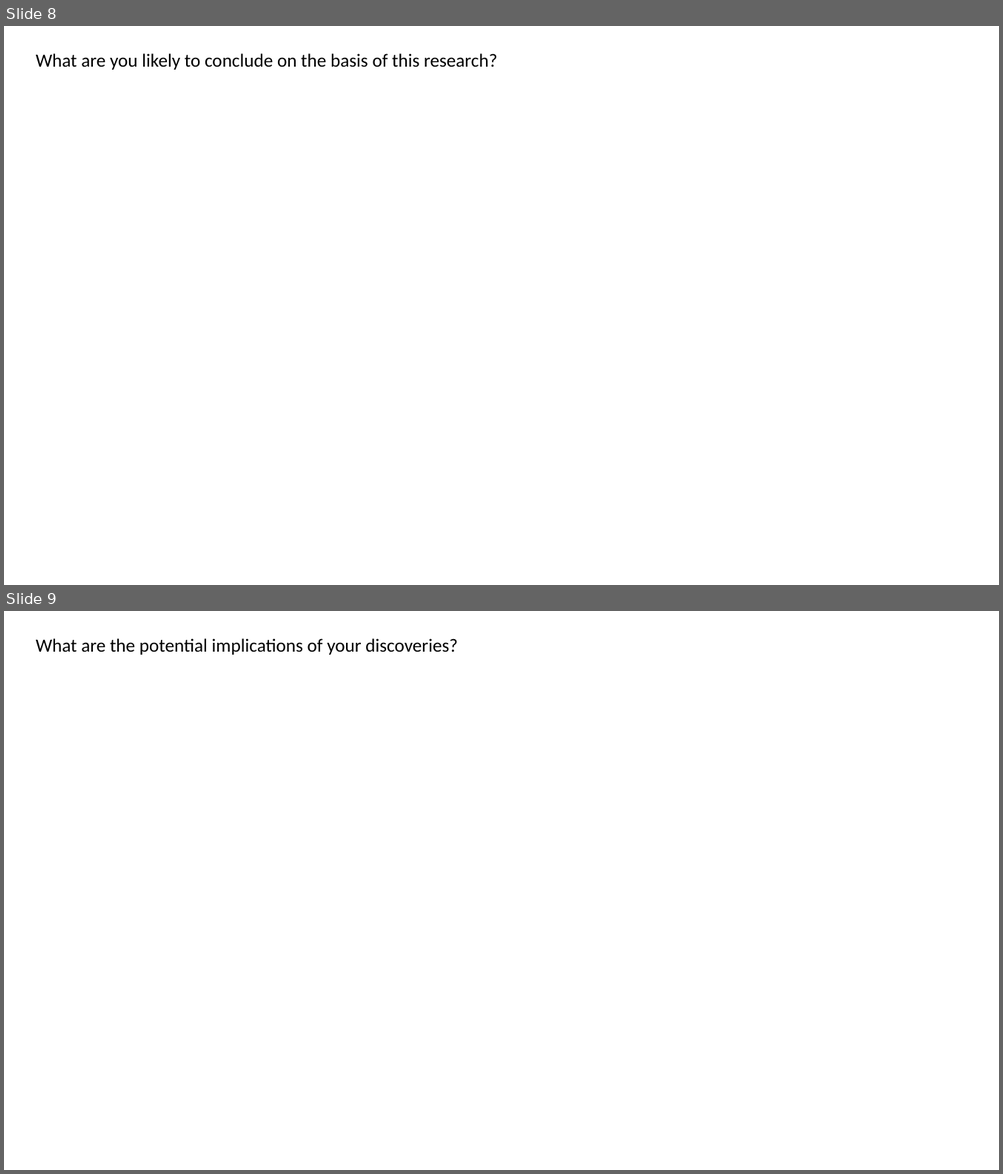
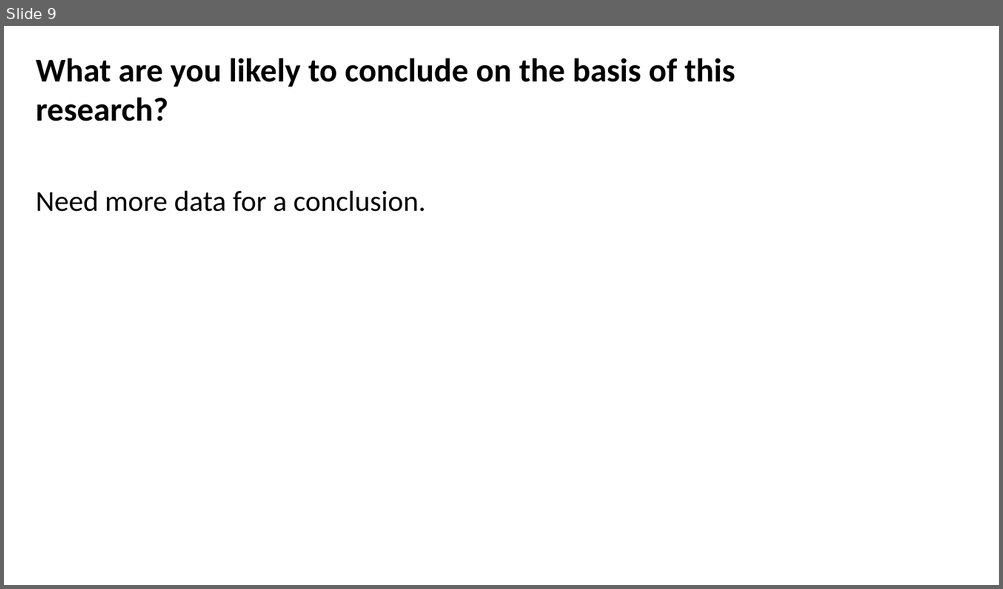
Before and after one commit to Alli1223/comp320-comp360-dissertation, a slide deck: Presentations/Findings Presentation/Findings.pptx. Shown one above the other, each under a label of ours: slides 8 and 9 before the commit, slide 9 after it. The pictures are 1003x1174 and 1003x589 pixels, drawn with LibreOffice and Linux fonts; fonts in the diff are those of the drawing. Boxes give left, top, right and bottom in pixels: in the first picture for what was removed or moved away, otherwise in the second. Text is boxed around its words. In the diff, an @@ line names an element or a change of style, - is before the commit and + after.

```diff
--- a/Presentations/Findings Presentation/Findings.pptx
+++ b/Presentations/Findings Presentation/Findings.pptx
@@ slide 9 removed at <box>4,611,999,1170</box>, background #FFFFFF @@
@@ text removed at <box>36,638,458,655</box> @@
-What are the potential implications of your discoveries?
@@ what was slide 8 is now slide 9 @@
@@ slide 9 changed as well @@
@@ text "What are you likely to ..." at <box>36,58,734,121</box>: size 18 to 32 pt, bold on @@
@@ text added at <box>36,190,426,212</box>, 28 pt, text #000000 @@
+Need more data for a conclusion.
```
Also in this commit, not shown: 3 other slides changed, 6 slides added, 4 other slides removed, 13 other files.
